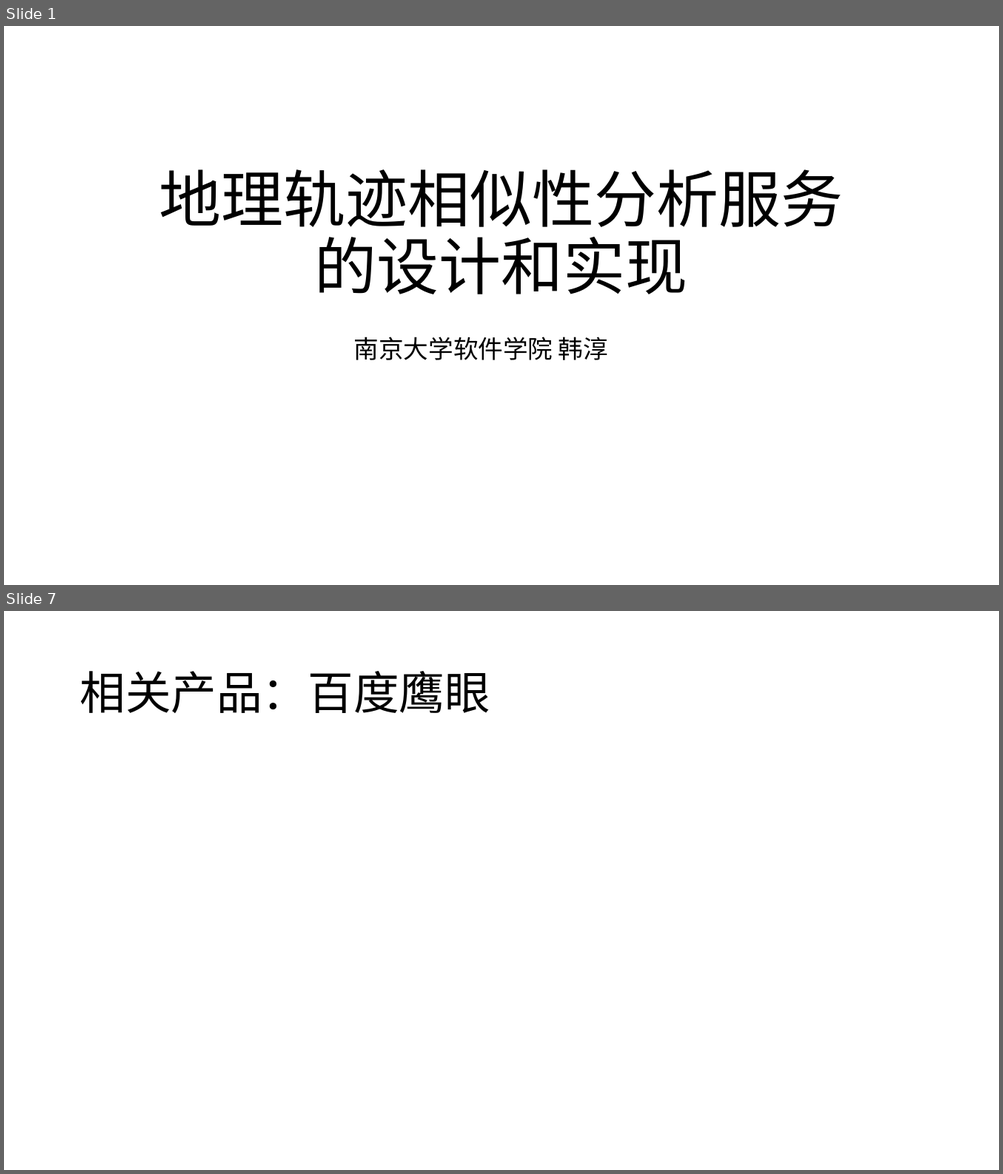
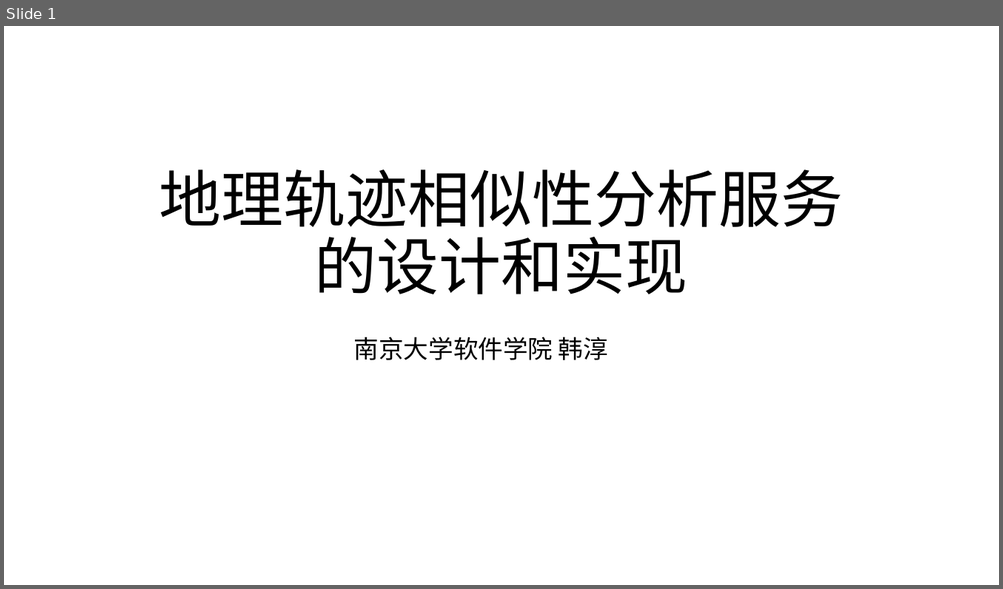
Before and after one commit to hc2013/graduate-article-latex, a slide deck: 地理轨迹相似性分析服务的设计和.pptx. Shown one above the other, each under a label of ours: slides 1 and 7 before the commit, slide 1 after it; the slides between them are not shown. The pictures are 1003x1174 and 1003x589 pixels, drawn with LibreOffice and Linux fonts; fonts in the diff are those of the drawing. Boxes give left, top, right and bottom in pixels: in the first picture for what was removed or moved away, otherwise in the second. Text is boxed around its words. In the diff, an @@ line names an element or a change of style, - is before the commit and + after.

```diff
--- a/地理轨迹相似性分析服务的设计和.pptx
+++ b/地理轨迹相似性分析服务的设计和.pptx
@@ slide 7 removed at (4, 611, 999, 1170), background #FFFFFF @@
@@ title removed at (79, 671, 489, 713) @@
-相关产品：百度鹰眼
```
Also in this commit, not shown: 4 slides changed, 2 slides added, 1 other slide removed, 5 other files.
